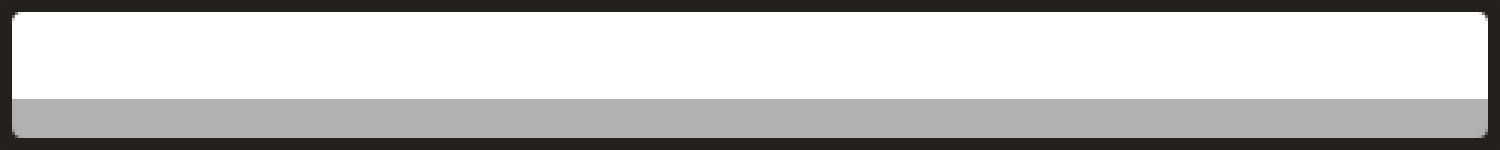
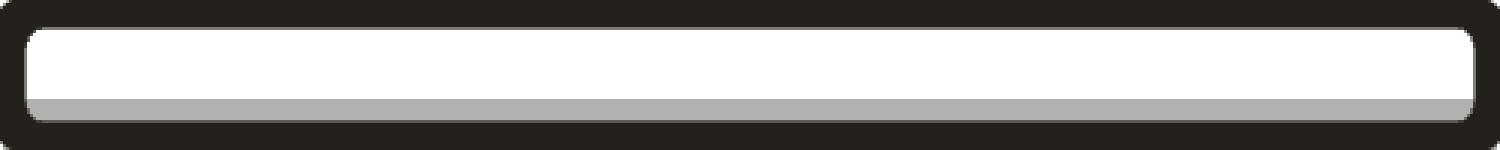
Layers edited between the first and the second 1500 x 150 image:
added layer "Livello 2 copia" above "Livello 2 copia 2" over [1446, 96, 1479, 129]
added layer "Livello 2 copia 2" above "Livello 2" over [21, 96, 54, 129]
added layer "Livello 2" above "Livello 1 copia" over [1446, 21, 1479, 54]
added layer "Livello 1 copia" above "Livello 1" over [18, 18, 54, 54]
added layer "Livello 1" above "Rectangle 1" over [18, 18, 54, 54]
painted on "Rounded Rectangle 1" over [0, 0, 1500, 150]
